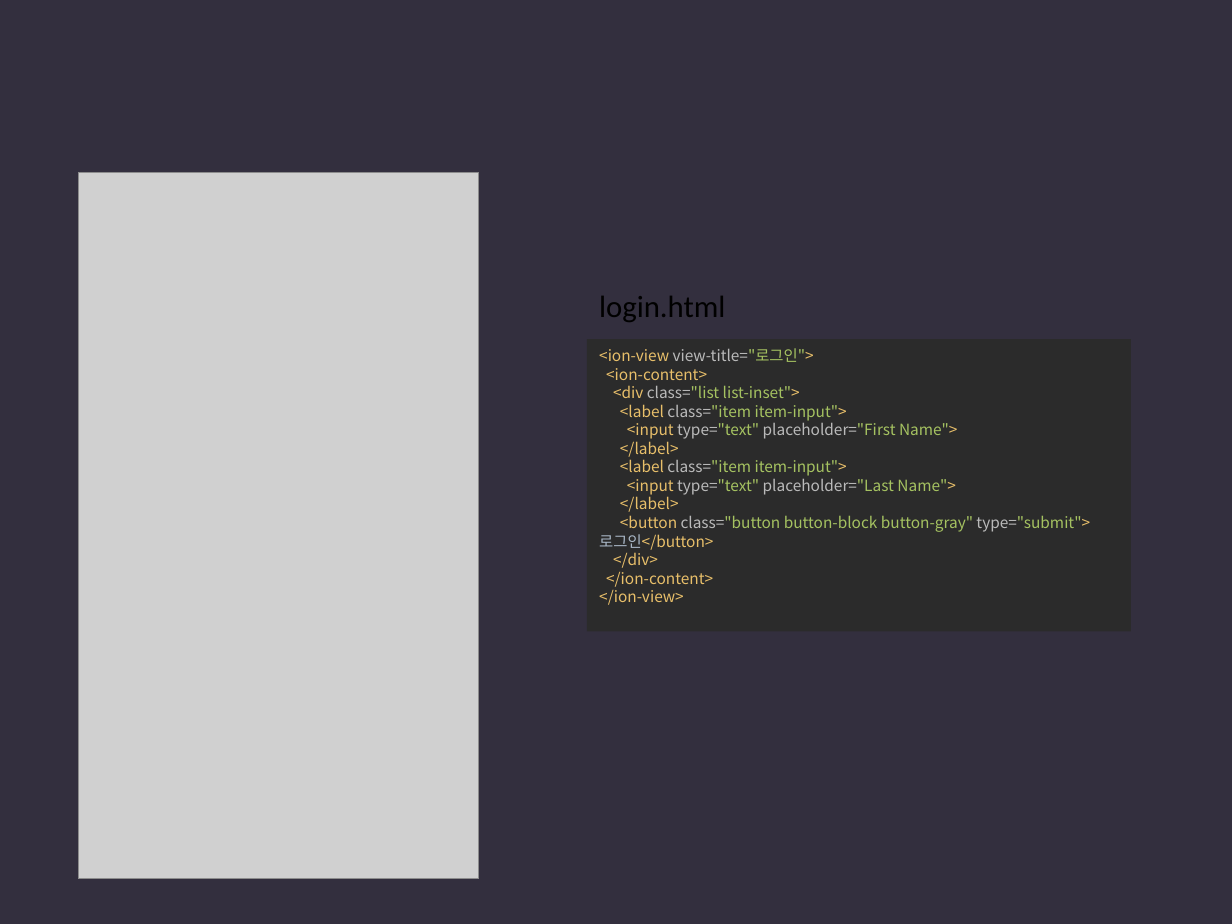
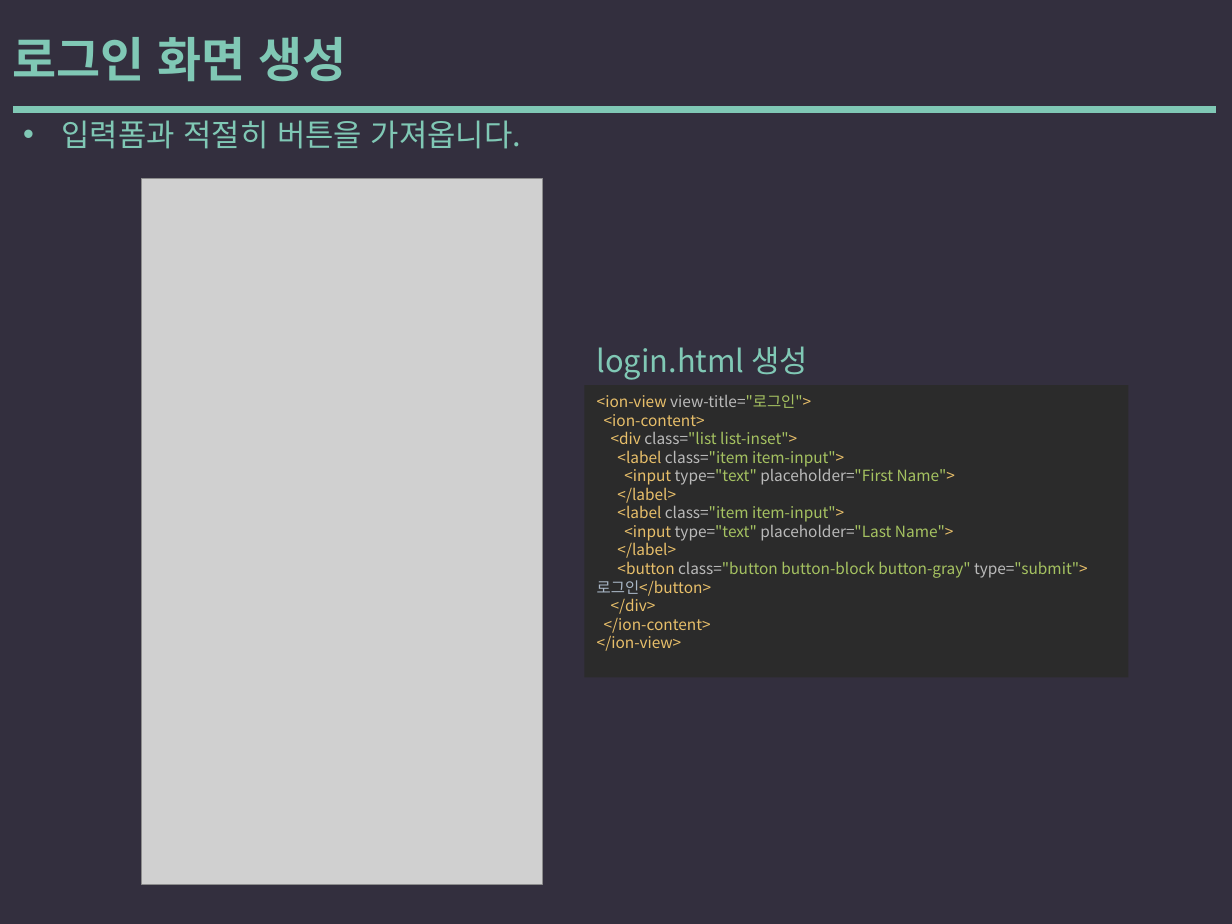
Before and after one commit to yysstory/mozzi, a slide deck: slide 30 of DOCS/1.pptx. Drawn at 1232x924 pixels with LibreOffice and Linux fonts; fonts in the diff are those of the drawing; grey boxes stand for pictures. Boxes give left, top, right and bottom in pixels: in the first picture for what was removed or moved away, otherwise in the second. Text is boxed around its words. In the diff, an @@ line names an element or a change of style, - is before the commit and + after.

```diff
--- a/DOCS/1.pptx
+++ b/DOCS/1.pptx
@@ text added at <box>12,37,347,81</box>, 28 pt, text #80C8B5, bold @@
+로그인 화면 생성
@@ line added from (16, 110) to (1212, 110), #80C8B5 4 pt @@
@@ text added at <box>62,120,521,149</box>, 18 pt, text #80C8B5 @@
+• 입력폼과 적절히 버튼을 가져옵니다.
@@ picture: place and size @@
-picture at <box>78,172,478,878</box>
+picture at <box>142,179,542,885</box>
@@ text at <box>597,346,809,380</box>: text changed; font Calibri to Noto Sans CJK KR; text colour #000000 to #80C8B5 @@
-login.html
+login.html 생성
@@ rectangle "<ion-view view-title="로그인"> <ion-content> <div class="list ...": place and size @@
-rectangle "<ion-view view-title="로그인"> <ion-content> <div class="list ..." at <box>586,339,1131,631</box>
+rectangle "<ion-view view-title="로그인"> <ion-content> <div class="list ..." at <box>584,386,1129,678</box>
```
Also in this commit, not shown: 27 other slides changed.
